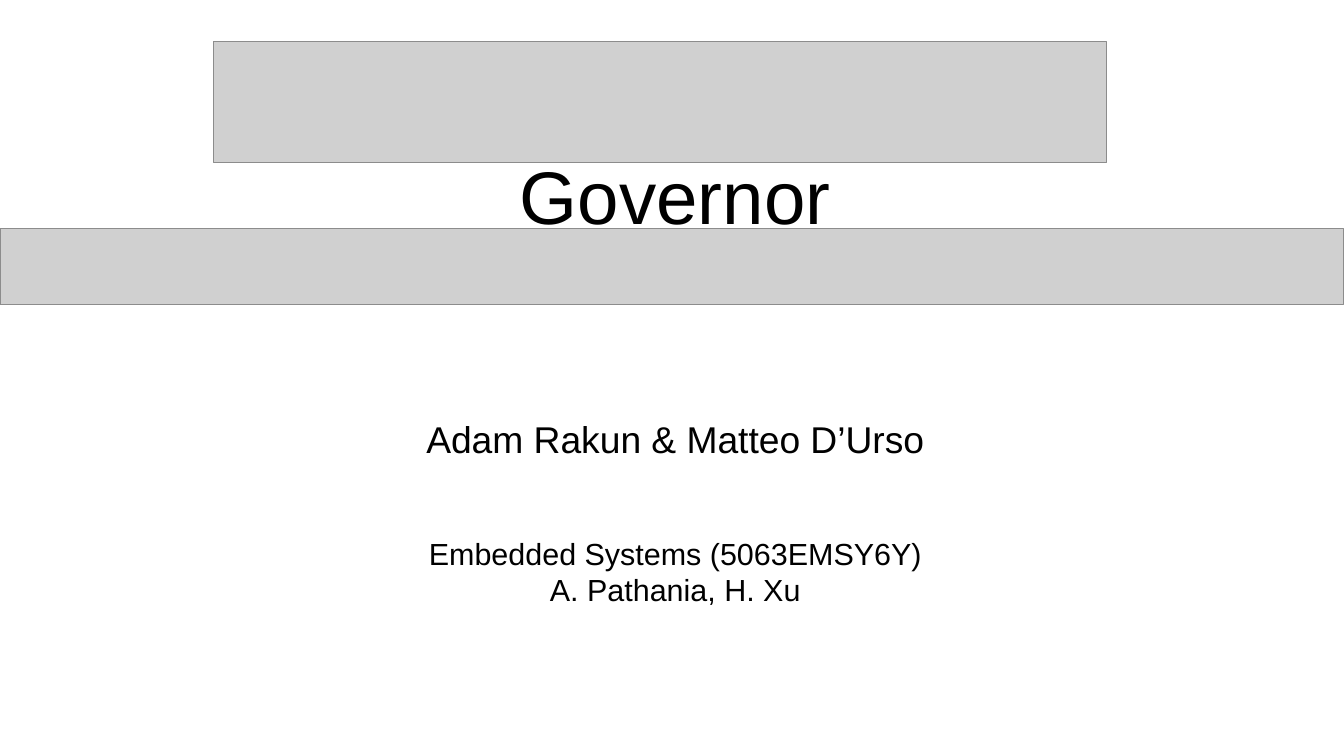
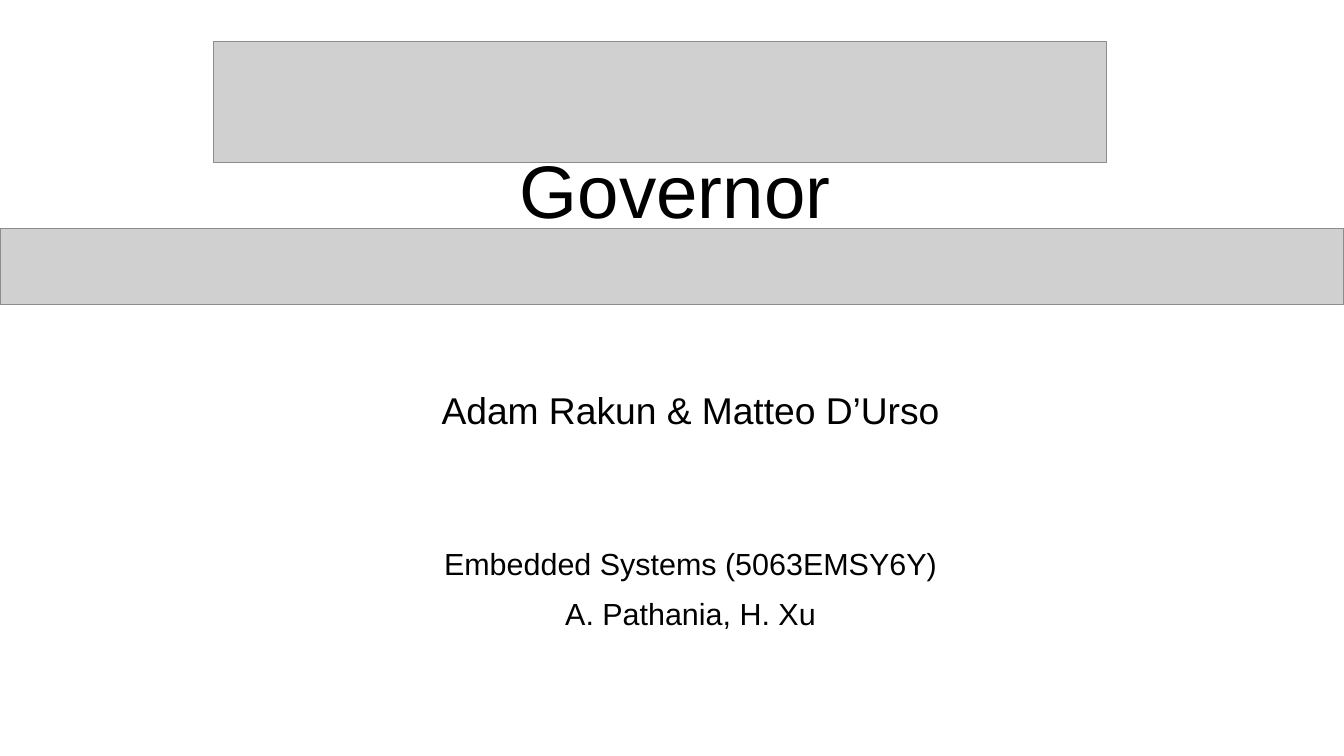
Before and after one commit to ar000001/power-optimization-governor, a slide deck: slide 1 of presentation/Governor Presentation.pptx. Drawn at 1344x756 pixels with LibreOffice and Linux fonts; fonts in the diff are those of the drawing; grey boxes stand for pictures. Boxes give left, top, right and bottom in pixels: in the first picture for what was removed or moved away, otherwise in the second. Text is boxed around its words. In the diff, an @@ line names an element or a change of style, - is before the commit and + after.

Commit message:
added the slide for PID

```diff
--- a/presentation/Governor Presentation.pptx
+++ b/presentation/Governor Presentation.pptx
@@ title "Governor" at [520,159,830,232]: line spacing 1 to 0.9 @@
@@ subtitle "Adam Rakun & Matteo D’Urso" at [442,397,940,629]: indent changed; line spacing 1 to 0.9; more space between paragraphs @@
```
Also in this commit, not shown: 6 other slides changed, 1 slide added, 1 slide removed.
